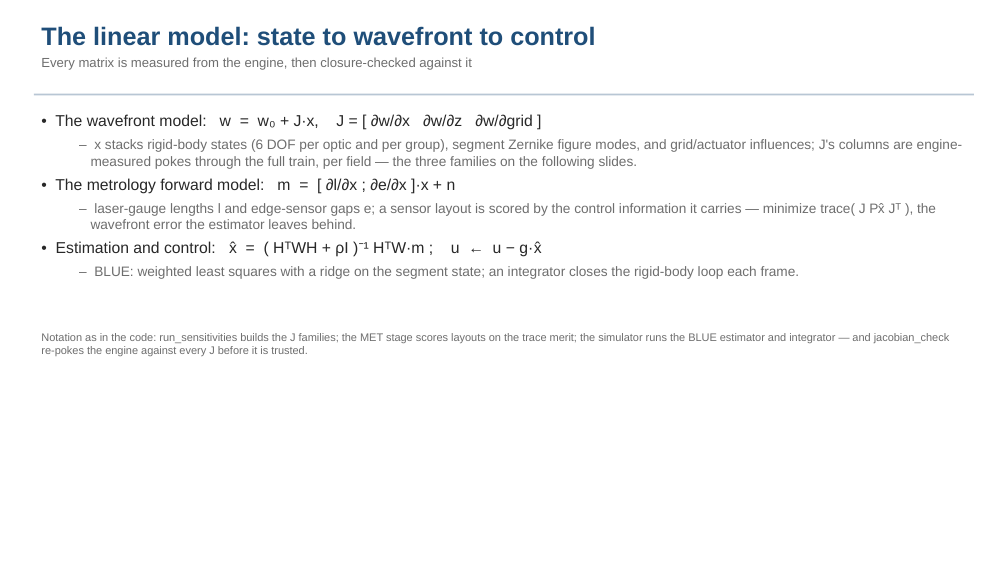
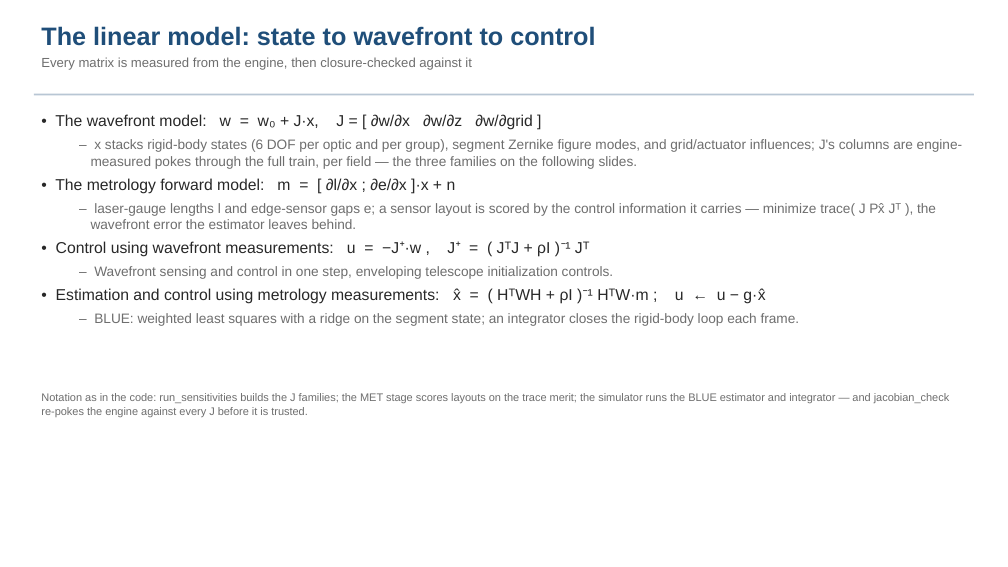
Before and after one commit to nasa-jpl/macos, a slide deck: slide 21 of demo_session/baseline_pass3.pptx. Drawn at 1008x567 pixels with LibreOffice and Linux fonts; fonts in the diff are those of the drawing. Boxes give left, top, right and bottom in pixels: in the first picture for what was removed or moved away, otherwise in the second. Text is boxed around its words. In the diff, an @@ line names an element or a change of style, - is before the commit and + after.

```diff
--- a/demo_session/baseline_pass3.pptx
+++ b/demo_session/baseline_pass3.pptx
@@ text at (56, 241, 761, 304): text changed @@
-• Estimation and control: x̂ = ( HᵀWH + ρI )⁻¹ HᵀW·m ; u ← u − g·x̂
+• Control using wavefront measurements: u = −J⁺·w , J⁺ = ( JᵀJ + ρI )⁻¹ Jᵀ
+– Wavefront sensing and control in one step, enveloping telescope initialization controls.
+• Estimation and control using metrology measurements: x̂ = ( HᵀWH + ρI )⁻¹ HᵀW·m ; u ← u − g·x̂
@@ text "Notation as in the code: ...": place and size @@
-text "Notation as in the code: ..." at (41, 333, 949, 356)
+text "Notation as in the code: ..." at (41, 393, 949, 417)
```
Also in this commit, not shown: 1 slide added, 3 slides removed, 3 other files.
